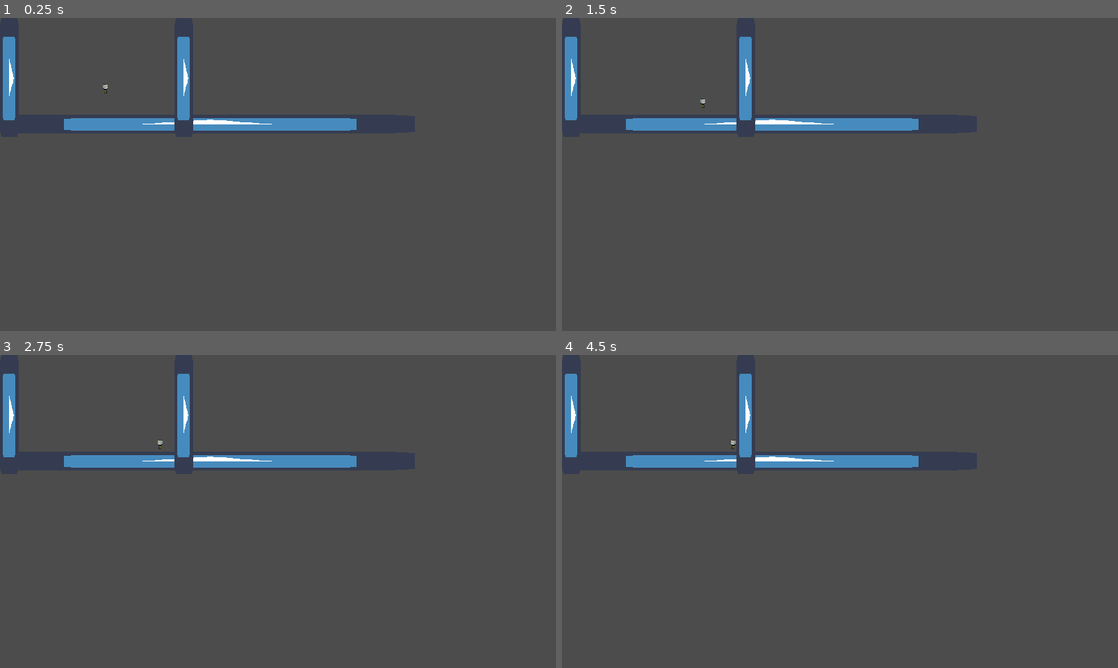
Above: before the commit, frames 1-4 (two rows, left to right).
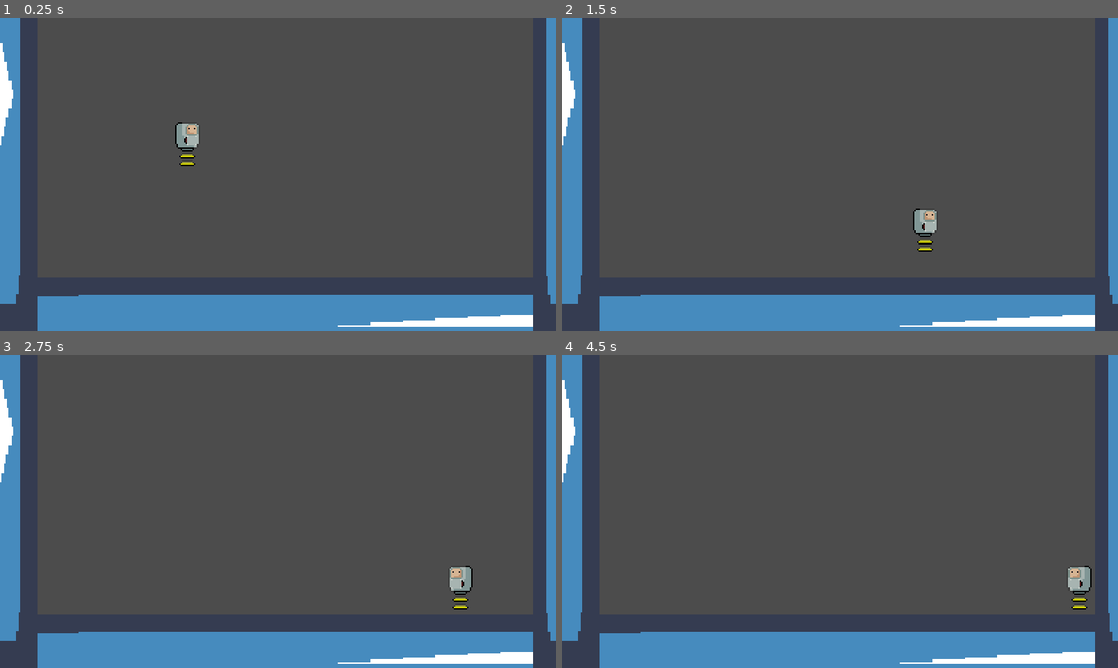
Above: after the commit, the same moments.

Repository: bruhrator420/MAD-Game-Jam-Project
Game: Godot game, scene res://Scenes/Level.tscn
Same seed, same stepped clock (60 frames per second), same inputs: the game is played once before the commit and once after it. The project has no main scene, so this scene is started directly. The engine's default icon, where the game draws it, is replaced by a stand-in: a white triangle on a blue panel in a dark square.
Inputs:
- Up to frame 1 (0.25 s): no input
- Up to frame 2 (1.5 s): hold Right (ui_right) from 0.53 s (still down); tap Space (jump) at 0.77 s
- Up to frame 3 (2.75 s): tap Space (jump) at 1.52 s; release Right (ui_right) at 2.03 s; hold Left (ui_left) from 2.03 s (still down)
- Up to frame 4 (4.5 s): release Left (ui_left) at 2.78 s; hold Right (ui_right) 2.78-4.28 s; tap Space (jump) at 3.02, 3.77 s; tap Enter at 4.25 s; hold Left (ui_left) from 4.28 s (still down)

The runs differ from the first frame. In frame 1, 18% of the frame differs, in the area x 0-100%, y 0-100%; in frame 2, 18%; in frame 3, 18%; in frame 4, 18%.

Commit message:
SIUUUU

Diff:
--- a/Project/Scenes/Level.tscn
+++ b/Project/Scenes/Level.tscn
@@ -20,7 +20,7 @@
 texture = ExtResource( 2 )
 
 [node name="Sprite2" type="Sprite" parent="StaticBody2D"]
-position = Vector2( -151, -205.547 )
+position = Vector2( 46, -205.547 )
 rotation = 1.5708
 scale = Vector2( 6.42335, 1 )
 texture = ExtResource( 2 )
@@ -37,7 +37,7 @@
 shape = SubResource( 1 )
 
 [node name="CollisionShape2D2" type="CollisionShape2D" parent="StaticBody2D"]
-position = Vector2( -139, -191.75 )
+position = Vector2( 58, -191.75 )
 shape = SubResource( 2 )
 
 [node name="CollisionShape2D3" type="CollisionShape2D" parent="StaticBody2D"]
@@ -47,13 +47,14 @@
 [node name="KinematicBody2D" parent="." instance=ExtResource( 1 )]
 position = Vector2( 367, 228 )
 
-[node name="Camera2D" type="Camera2D" parent="KinematicBody2D"]
+[node name="Camera2D" type="Camera2D" parent="."]
+position = Vector2( 427, 263 )
+current = true
+zoom = Vector2( 0.2, 0.2 )
 limit_left = 0
 limit_top = 28
 limit_right = 1432
 limit_bottom = 476
-limit_smoothed = true
-smoothing_enabled = true
 drag_margin_left = 1.0
 drag_margin_right = 1.0
 editor_draw_limits = true
--- a/Project/Scenes/Player.tscn
+++ b/Project/Scenes/Player.tscn
@@ -37,20 +37,20 @@
 "frames": [ SubResource( 6 ), SubResource( 7 ), SubResource( 8 ) ],
 "loop": true,
 "name": "attack",
-"speed": 5.0
+"speed": 10.0
 } ]
 
 [sub_resource type="CapsuleShape2D" id=1]
-radius = 5.0
-height = 32.0
+radius = 3.0
+height = 22.0
 
 [node name="KinematicBody2D" type="KinematicBody2D"]
 script = ExtResource( 2 )
 
 [node name="Sprite" type="AnimatedSprite" parent="."]
 frames = SubResource( 2 )
-animation = "attack"
+frame = 1
 
 [node name="CollisionShape2D" type="CollisionShape2D" parent="."]
-position = Vector2( -2, 3 )
+position = Vector2( -2, 2 )
 shape = SubResource( 1 )
